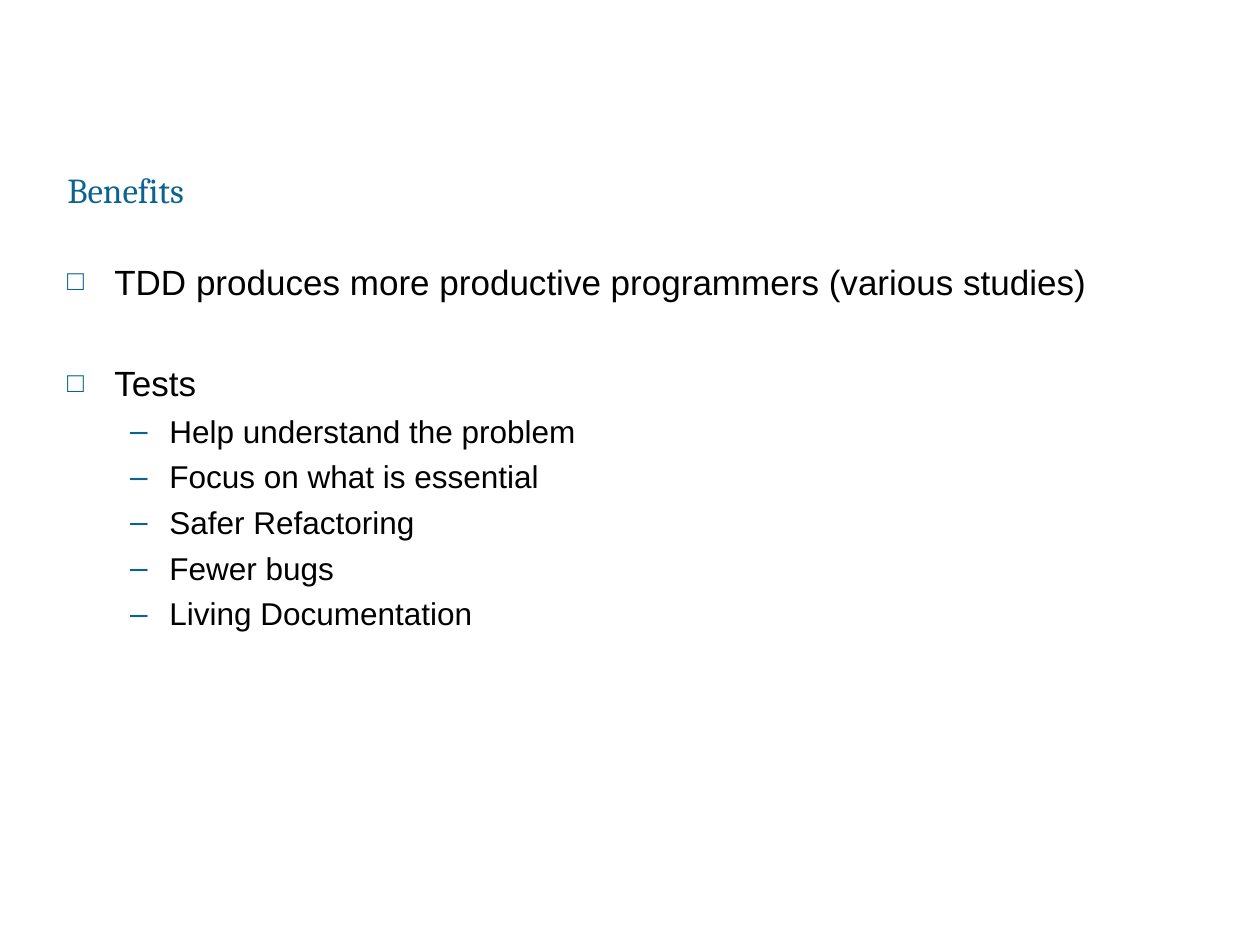
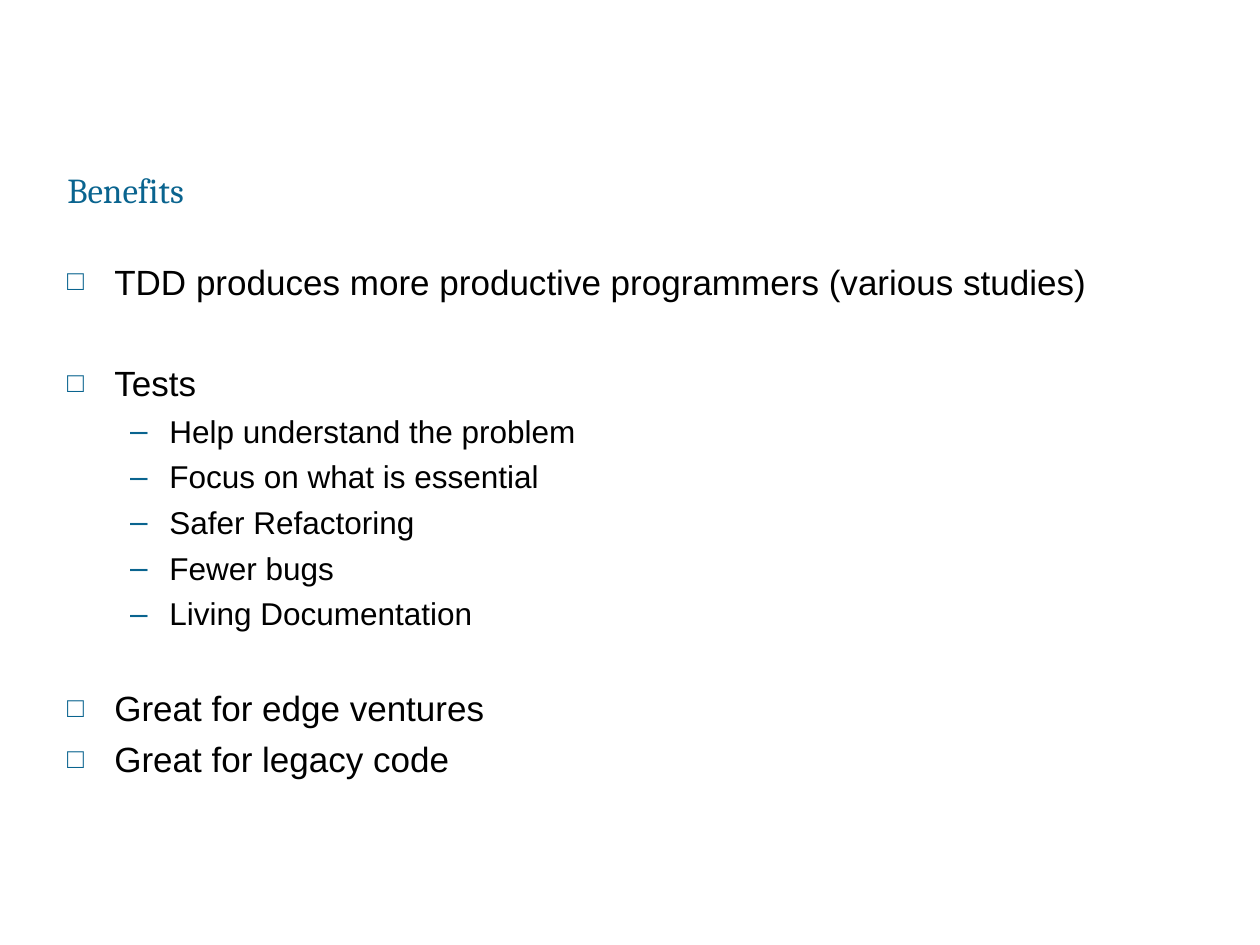
Before and after one commit to mouroboros/python_exercises, a slide deck: slide 7 of TDD.ppt (slide 6 before the commit). Drawn at 1260x945 pixels with LibreOffice and Linux fonts; fonts in the diff are those of the drawing; background and template pictures are left out. Boxes give left, top, right and bottom in pixels: in the first picture for what was removed or moved away, otherwise in the second. Text is boxed around its words. In the diff, an @@ line names an element or a change of style, - is before the commit and + after.

```diff
--- a/TDD.ppt
+++ b/TDD.ppt
@@ text at bbox=[114, 695, 484, 779]: paragraphs added @@
+□ Great for edge ventures
+□ Great for legacy code
```
Also in this commit, not shown: 4 other slides changed, 4 slides added, 4 other files.
